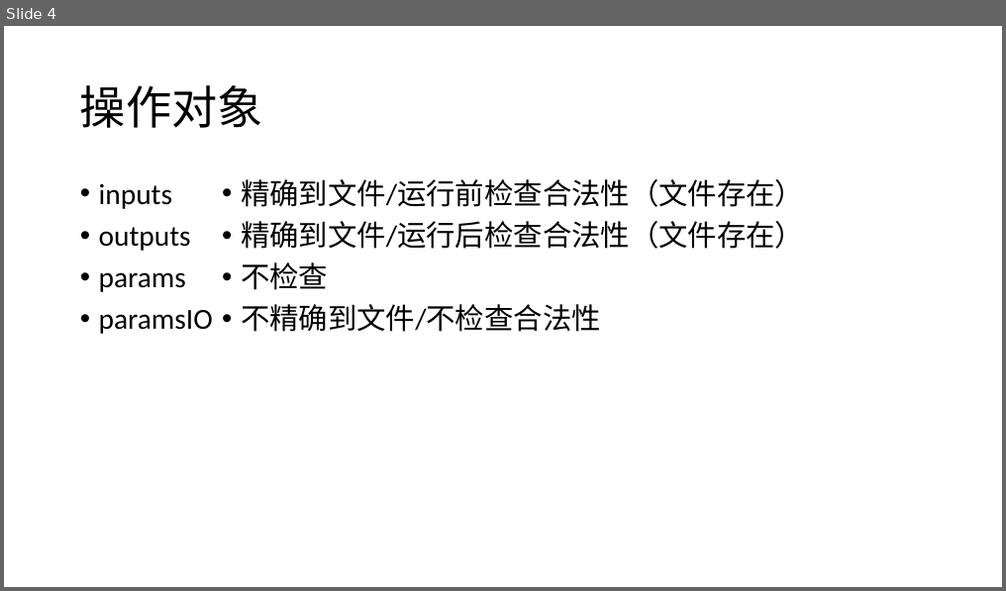
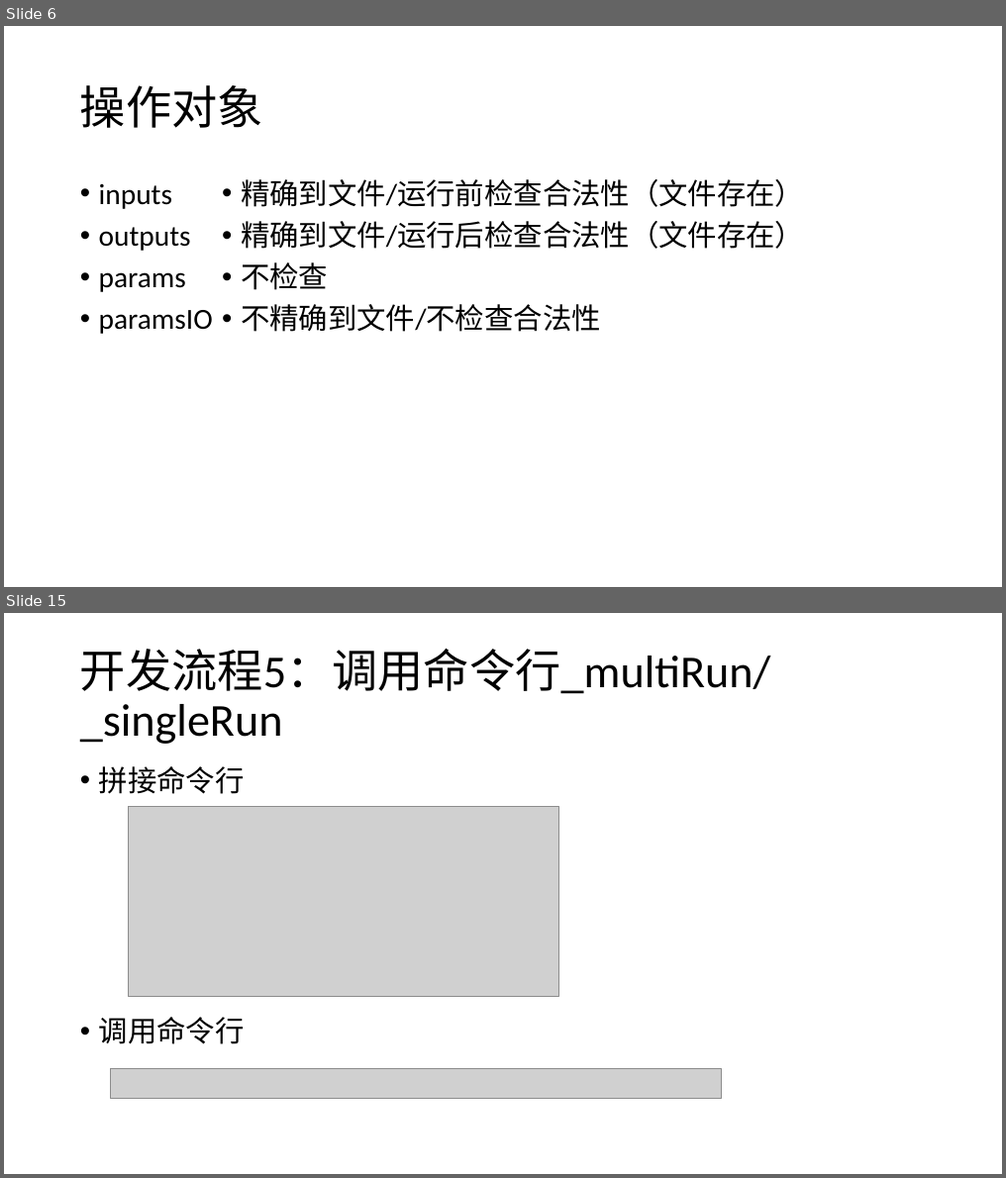
Before and after one commit to chansigit/HCAChina-Doc, a slide deck: 施工文档/开发文档/HCA-China Pipeline Framework 魏征.pptx. Shown one above the other, each under a label of ours: slide 4 before the commit, slides 6 and 15 after it; the slides between them are not shown. The pictures are 1006x591 and 1006x1178 pixels, drawn with LibreOffice and Linux fonts; fonts in the diff are those of the drawing; grey boxes stand for pictures. Boxes give left, top, right and bottom in pixels: in the first picture for what was removed or moved away, otherwise in the second. Text is boxed around its words. In the diff, an @@ line names an element or a change of style, - is before the commit and + after.

Commit message:
update 开发文档

```diff
--- a/施工文档/开发文档/HCA-China Pipeline Framework 魏征.pptx
+++ b/施工文档/开发文档/HCA-China Pipeline Framework 魏征.pptx
@@ slide 15 added at box(4, 613, 1002, 1174), background #FFFFFF @@
@@ title added at box(80, 649, 771, 744), 44 pt, text #000000 @@
+开发流程5：调用命令行_multiRun/_singleRun
@@ text added at box(99, 766, 245, 1045), 28 pt, text #000000 @@
+• 拼接命令行
+• 调用命令行
@@ picture added at box(129, 807, 558, 996) @@
@@ picture added at box(110, 1069, 721, 1099) @@
@@ what was slide 4 is now slide 6 @@
```
Also in this commit, not shown: 10 other slides added, 1 slide removed.
